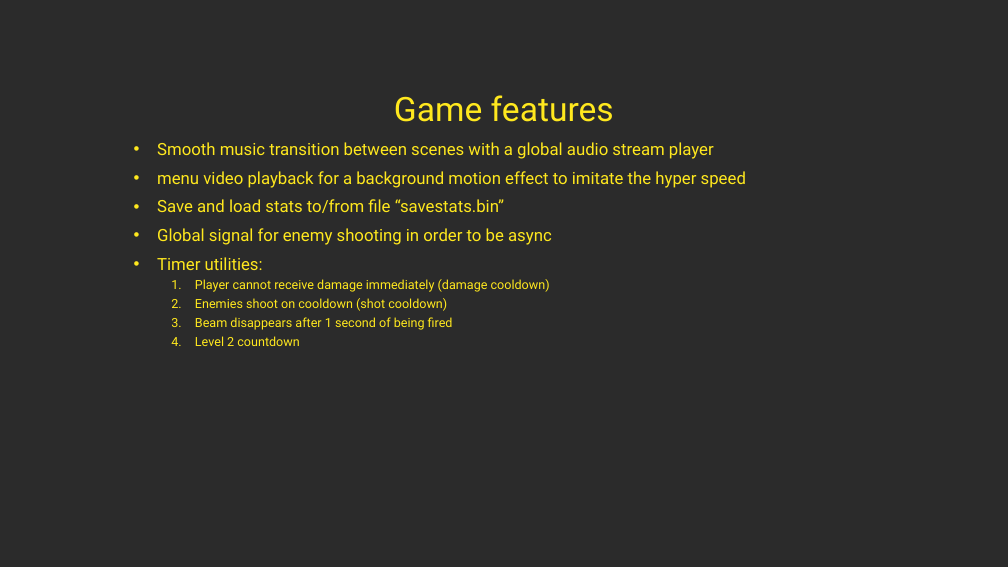
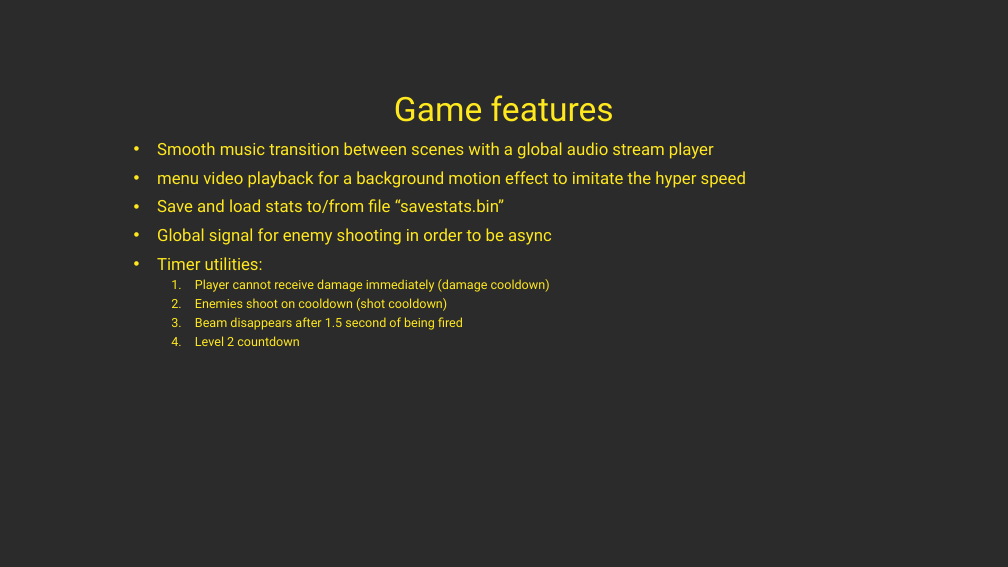
Before and after one commit to Stratidakos/multimedia-technology-game-project, a slide deck: slide 8 of Project Presentation/3140196 - Multimedia technology project presentation.pptx. Drawn at 1008x567 pixels with LibreOffice and Linux fonts; fonts in the diff are those of the drawing; background and template pictures are left out; a plain dark background stands for a picture behind light text. Boxes give left, top, right and bottom in pixels: in the first picture for what was removed or moved away, otherwise in the second. Text is boxed around its words. In the diff, an @@ line names an element or a change of style, - is before the commit and + after.

```diff
--- a/Project Presentation/3140196 - Multimedia technology project presentation.pptx
+++ b/Project Presentation/3140196 - Multimedia technology project presentation.pptx
@@ subtitle at [195, 317, 463, 330]: text changed @@
-  3. Beam disappears after 1 second of being fired
+  3. Beam disappears after 1.5 second of being fired
```
Also in this commit, not shown: 1 other slide changed, 1 slide added, 7 other files.
